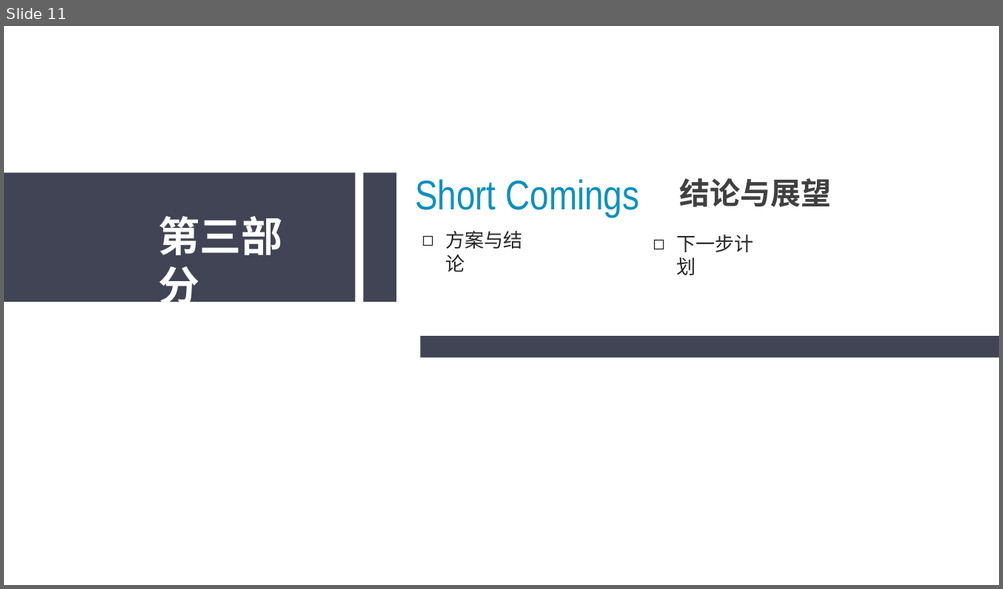
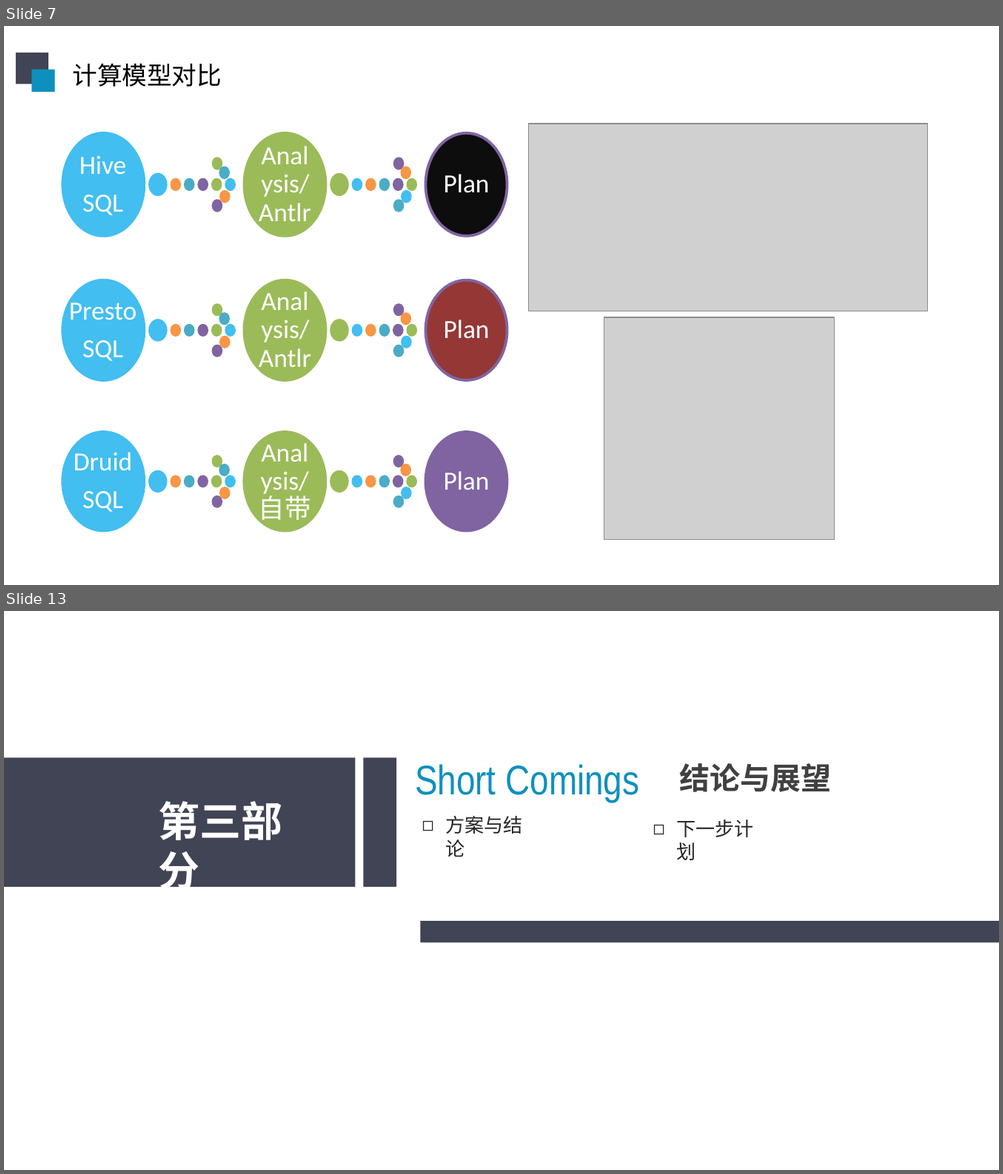
Before and after one commit to sunliangliang9201/interview_prepare, a slide deck: 在线阶段汇报20190606.pptx. Shown one above the other, each under a label of ours: slide 11 before the commit, slides 7 and 13 after it; the slides between them are not shown. The pictures are 1003x589 and 1003x1174 pixels, drawn with LibreOffice and Linux fonts; fonts in the diff are those of the drawing; grey boxes stand for pictures. Boxes give left, top, right and bottom in pixels: in the first picture for what was removed or moved away, otherwise in the second. Text is boxed around its words. In the diff, an @@ line names an element or a change of style, - is before the commit and + after.

```diff
--- a/在线阶段汇报20190606.pptx
+++ b/在线阶段汇报20190606.pptx
@@ slide 7 added at box(4, 26, 999, 585), background #FFFFFF @@
@@ rectangle added at box(16, 53, 48, 84), fill #414455 @@
@@ rectangle added at box(32, 70, 55, 93), fill #0E90BE @@
@@ text added at box(72, 63, 222, 87), 18 pt, text #000000 @@
+计算模型对比
@@ picture added at box(528, 124, 927, 312) @@
@@ group added at box(62, 133, 507, 236): 23 ellipses, 3 texts @@
+Hive
+SQL
+Analysis/Antlr
+Plan
@@ group added at box(62, 281, 507, 381): 23 ellipses, 3 texts @@
+Presto
+SQL
+Analysis/Antlr
+Plan
@@ picture added at box(603, 318, 834, 540) @@
@@ group added at box(62, 433, 507, 531): 23 ellipses, 3 texts @@
+Druid
+SQL
+Analysis/自带
+Plan
@@ what was slide 11 is now slide 13 @@
```
Also in this commit, not shown: 3 slides changed, 5 other slides added, 6 slides removed.
